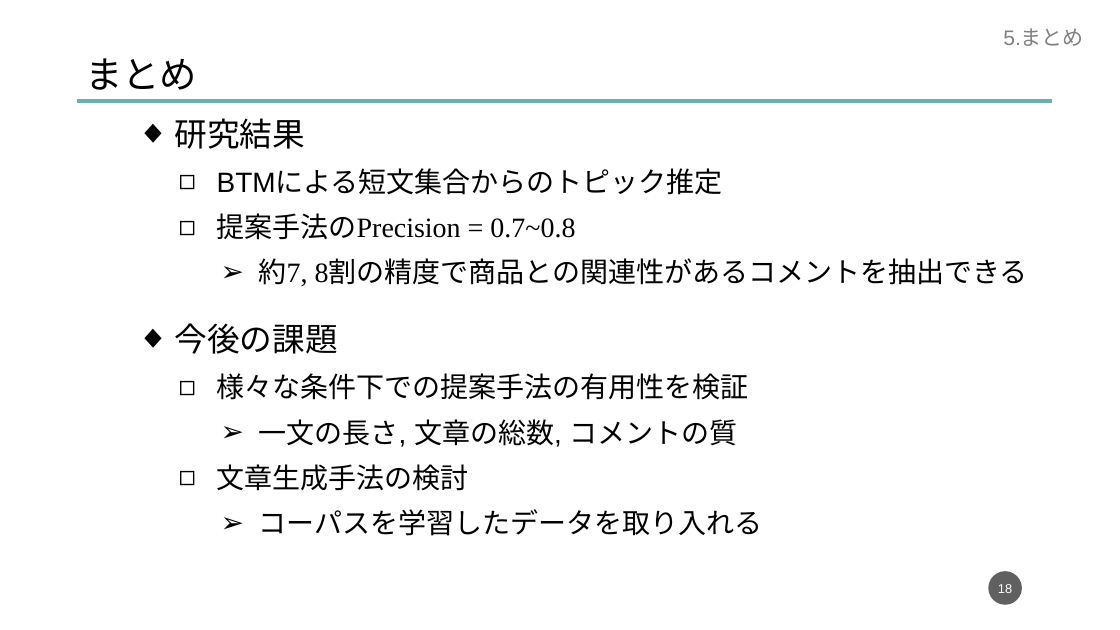
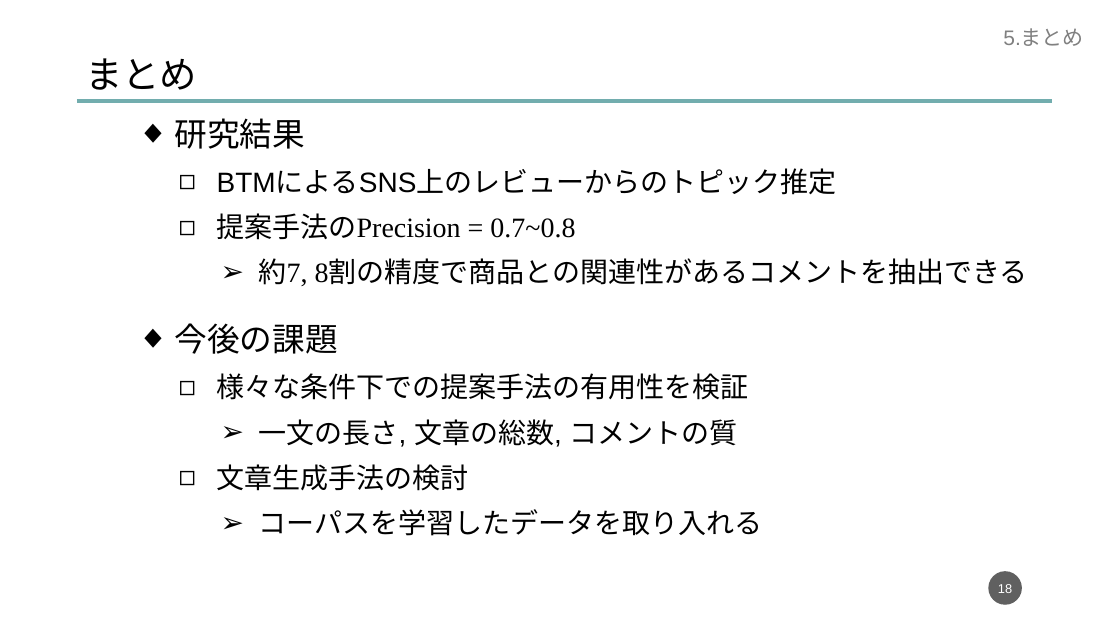
Before and after one commit to dora937nishikori/investigation, a slide deck: slide 18 of 修論/修論発表資料.pptx. Drawn at 1120x630 pixels with LibreOffice and Linux fonts; fonts in the diff are those of the drawing. Boxes give left, top, right and bottom in pixels: in the first picture for what was removed or moved away, otherwise in the second. Text is boxed around its words. In the diff, an @@ line names an element or a change of style, - is before the commit and + after.

```diff
--- a/修論/修論発表資料.pptx
+++ b/修論/修論発表資料.pptx
@@ text at [217, 170, 837, 195]: text changed @@
-    ◻ BTMによる短文集合からのトピック推定
+    ◻ BTMによるSNS上のレビューからのトピック推定
```
Also in this commit, not shown: 8 other slides changed.
